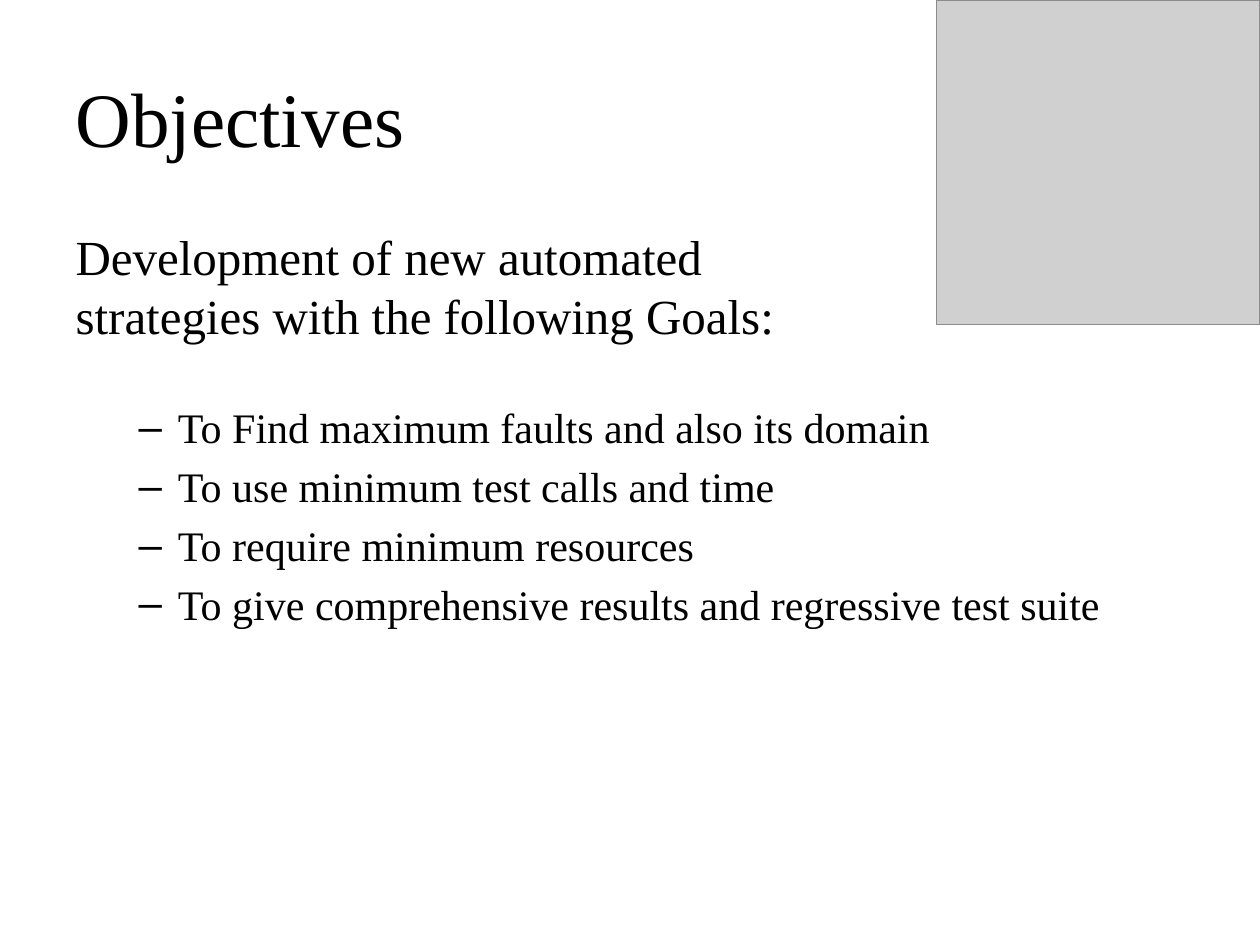
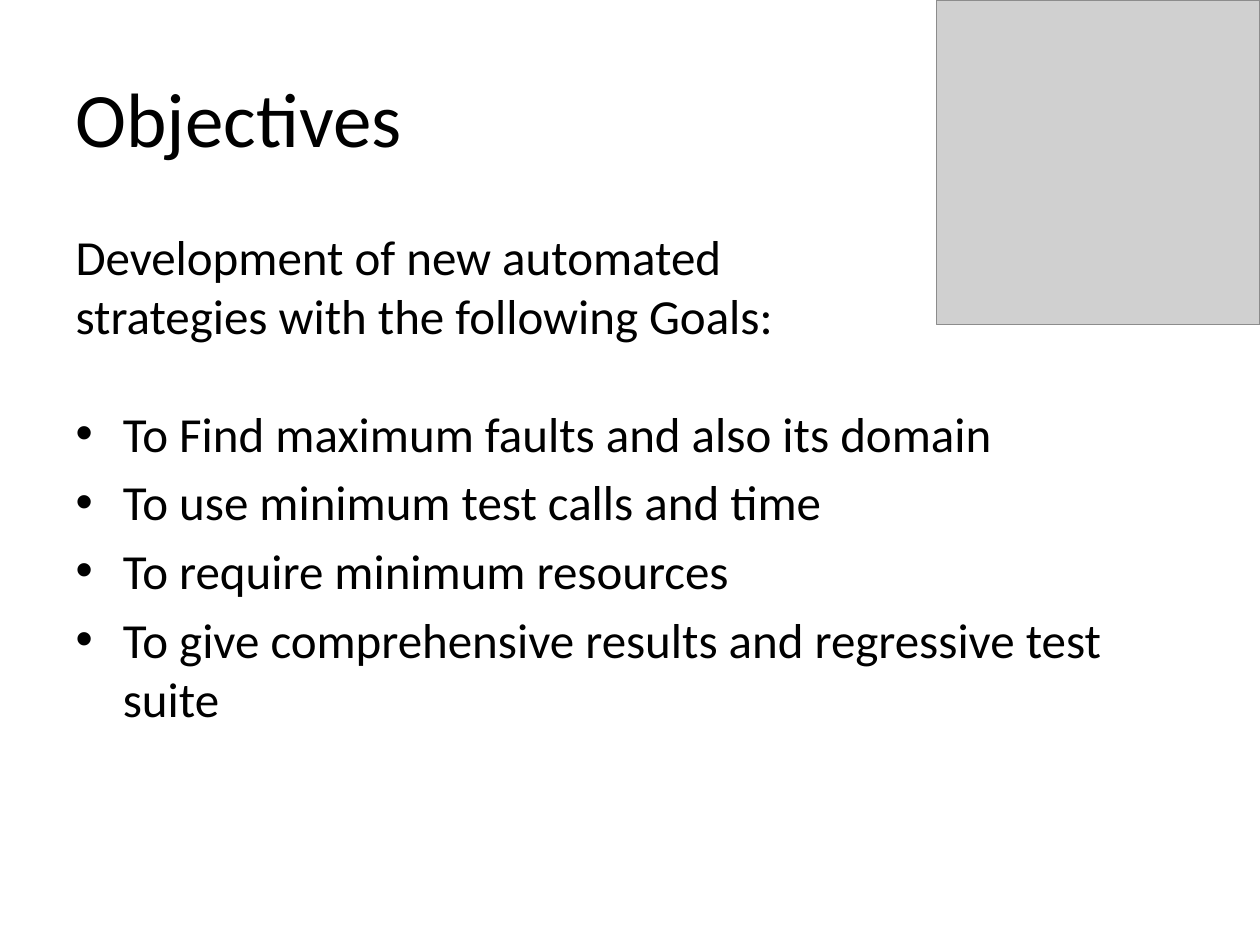
Before and after one commit to maochy/yeti-test, a slide deck: slide 2 of ThesisSeminar/newOne.pptx. Drawn at 1260x945 pixels with LibreOffice and Linux fonts; fonts in the diff are those of the drawing; grey boxes stand for pictures. Boxes give left, top, right and bottom in pixels: in the first picture for what was removed or moved away, otherwise in the second. Text is boxed around its words. In the diff, an @@ line names an element or a change of style, - is before the commit and + after.

```diff
--- a/ThesisSeminar/newOne.pptx
+++ b/ThesisSeminar/newOne.pptx
@@ title "Objectives" at (76, 93, 402, 161): font Times New Roman to Calibri @@
@@ text "Development of new automated strategies ..." at (76, 241, 1101, 718): font Times New Roman to Calibri; size 24 to 28 pt in "To Find maximum faults and also its ...", "To use minimum test calls and time", "To require minimum resources", "To give comprehensive results and regressive test ..."; bullet – to •; list level 2 to 1 in "To Find maximum faults and ..."; list level 2 to 1 in "To use minimum test calls ..."; list level 2 to 1 in "To require minimum resources"; list level 2 to 1 in "To give comprehensive results and ..." @@
```
Also in this commit, not shown: 18 other slides changed, 10 slides added, 1 slide removed, 1 other file.
